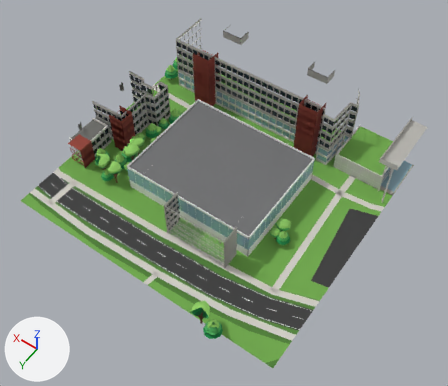
The FBX model unity/KatsushikaCampusDays/Assets/Models/Interiors/gym.fbx as it was, and as the next commit left it.
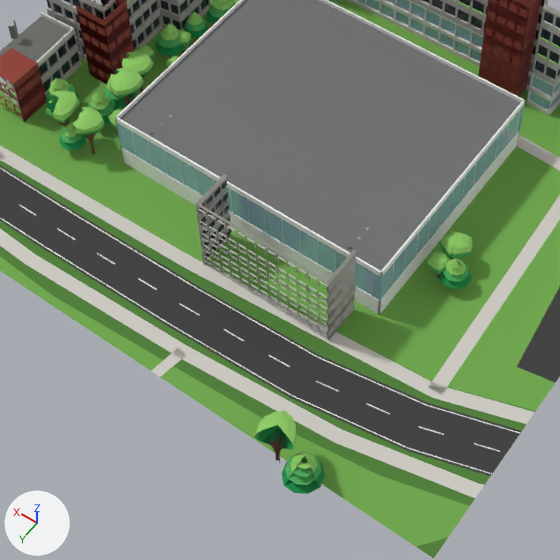
Each version appears first whole from a 50 mm camera at (-90.5, 150.8, 190.7) aimed at (-7.2, 34.2, 7.5), and next in a close-up on the part from 16% to 74% of the width and 29% to 96% of the height. Lighting does not change. The marker at lower left points along +X, +Y and +Z. The older version's two pictures come first. Where no turn or scale is listed for an object, it has been applied to the vertices.

Script lines for the objects in view, before the commit:
```python
ob_ext_gym = bpy.data.objects.new('ext_gym', me_ext_gym)
ob_ext_gym.location = (0.0, 0.0, 0.0)
ob_ext_gym_trees = bpy.data.objects.new('ext_gym_trees', me_ext_gym_trees)
ob_ext_gym_trees.location = (0.0, 0.0, 0.0)
ob_wall_gym = bpy.data.objects.new('wall_gym', me_wall_gym)
ob_wall_gym.location = (0.0, 0.0, 0.0)
```
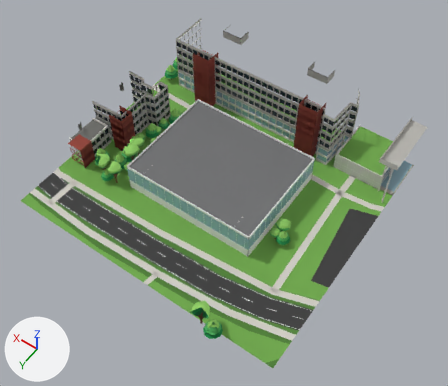
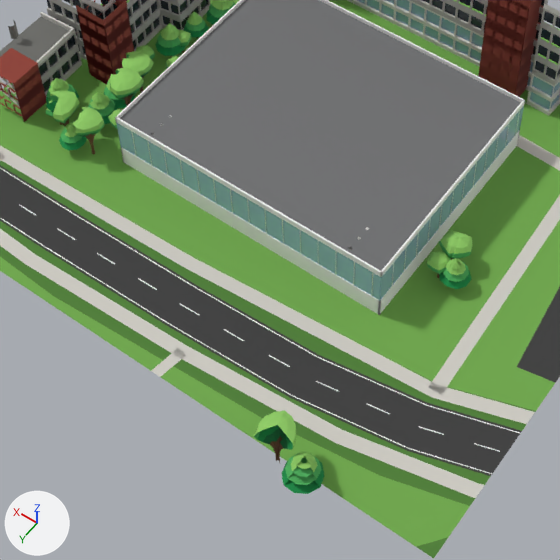
What differs and where, as boxes [x1, y1, x2, y2] in the close-ups (560 x 560 px):
part 1 of me_ext_gym, deleted: before [196, 174, 356, 341]

The edits, one by one:
me_ext_gym is used by ob_ext_gym; location (0.0, 0.0, 0.0).
me_ext_gym had 7633 vertices, 4258 faces and spanned x -57.8..57.8, y -26.5..78.2, z 0.0..29.4.
me_ext_gym now has 6625 vertices, 3743 faces and spans x -57.8..57.8, y -26.5..78.2, z 0.0..29.4.
me_ext_gym part 1: 80 loose pieces with 1008 vertices, spanning x -23.8..3.0, y 0.6..57.2, z 0.0..17.3, are deleted.
Other edits to the shape of me_ext_gym do not show in these pictures.
